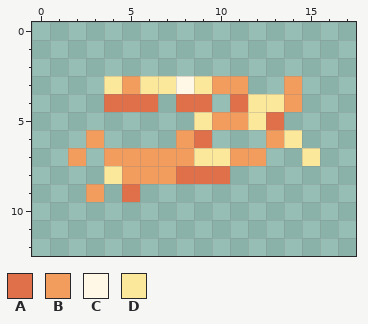
Two versions of one pixel-art file, Assets/Textures/Backgrounds/ScrollingObjects/Embers/cinder_2_cracks.aseprite. This is how it looked before the edit.
18x13 pixels, 1 frame.
Palette (. is transparent): A #e0704a  B #f29c5d  C #fff8e6  D #fbe89a
Pixels before, first column x 2:
 3 ..DBDDCDBB..B.
 4 ..AAA.AA.ADDB.
 5 .......DBBDA..
 6 .B....BA...BD.
 7 B.BBBBBDDBB..D
 8 ..DBBBAAA.....
 9 .B.A..........
Once edited:
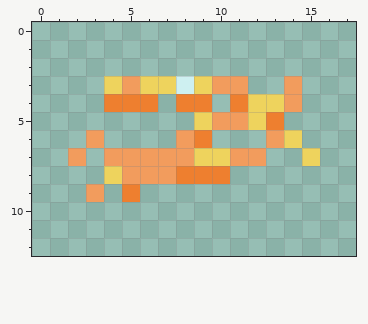
From old to new:
colour A: #e0704a -> #ee7f2f
colour C: #fff8e6 -> #cef0f1
colour D: #fbe89a -> #eed35d
Boxes around the changes in both pictures, in picture pixels (x1, y1, x2, y2):
changed: (104, 76, 320, 202)
